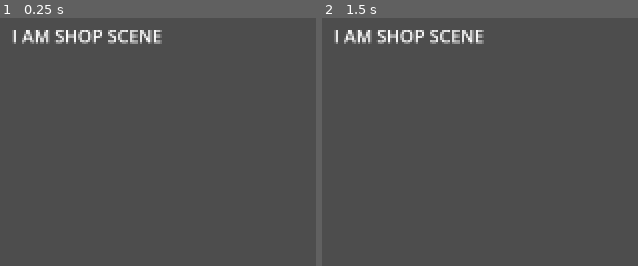
Above: before the commit, frames 1-2 (left to right).
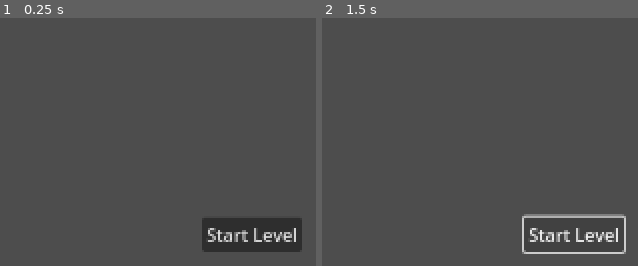
Above: after the commit, the same moments.

Repository: DSurguy/spring-2024-2d-jam
Game: Godot game, scene res://scenes/ShopScene/ShopScene.tscn
Same seed, same stepped clock (60 frames per second), same inputs: the game is played once before the commit and once after it. This scene is started directly instead of the project's main scene.
Inputs (mouse positions are in pixels of both pictures, inside the frame that each line leads up to):
- Up to frame 1 (0.25 s): no input
- Up to frame 2 (1.5 s): click (574, 233) at 0.5 s, where only the run after the commit has a clickable "Start Level"; click (574, 233) at 1.25 s, where only the run after the commit has a clickable "Start Level"

The runs differ from the first frame. In frame 1, 5.5% of the frame differs, in the area x 3-96%, y 4-95%; in frame 2, 3.1%.
Error after the commit: Attempt to call function 'load_scene' in base 'null instance' on a null instance. (res://scenes/ShopScene/ShopScene.gd:4)

Commit message:
Enter and exist shop on reach surface

Diff:
--- a/scenes/GameScene/GameScene.gd
+++ b/scenes/GameScene/GameScene.gd
@@ -1,6 +1,13 @@
 extends LoadableScene
+
+func _ready():
+	load_complete.emit()
 
 func _process(delta):
 	if Input.is_action_just_pressed("exit"):
 		print("bye")
 		get_tree().quit()
+
+	if $Submarine.position.y < 0 and $Submarine.ascending:
+		$Submarine.ascending = false
+		loader.load_scene("res://scenes/ShopScene/ShopScene.tscn")
--- a/scenes/GameScene/Plants/PlantDirector.gd
+++ b/scenes/GameScene/Plants/PlantDirector.gd
@@ -12,7 +12,7 @@
 var temp_x_clamp = 1000
 var spawn_y_offset_mult = 5
 var spawn_y_offset_const = 100
-var clump_radius = 10
+var clump_radius = 25
 
 func _ready():
 	assert(submarine_node != null, "submarine node is required")
--- a/scenes/GameScene/player.tscn
+++ b/scenes/GameScene/player.tscn
@@ -179,6 +179,7 @@
 flip_h = true
 hframes = 4
 vframes = 3
+frame = 3
 
 [node name="AnimationPlayer" type="AnimationPlayer" parent="."]
 libraries = {
--- a/scenes/LoadableScene.gd
+++ b/scenes/LoadableScene.gd
@@ -6,19 +6,3 @@
 
 func _ready():
 	load_complete.emit()
-
-func _on_load_test_scene_button_pressed():
-	loader.load_scene("res://scenes/TestScene/TestScene.tscn")
-	pass # Replace with function body.
-
-func _on_load_game_scene_button_pressed():
-	loader.load_scene("res://scenes/GameScene/GameScene.tscn")
-	pass # Replace with function body.
-
-func _on_load_shop_scene_button_pressed():
-	loader.load_scene("res://scenes/ShopScene/ShopScene.tscn")
-	pass # Replace with function body.
-
-func _on_load_ui_test_scene_button_pressed():
-	loader.load_scene("res://scenes/UI/UITestScene.tscn")
-	pass # Replace with function body.
--- /dev/null
+++ b/scenes/MainMenu/MainMenu.gd
@@ -0,0 +1,17 @@
+extends LoadableScene
+
+func _on_load_test_scene_button_pressed():
+	loader.load_scene("res://scenes/TestScene/TestScene.tscn")
+	pass # Replace with function body.
+
+func _on_load_game_scene_button_pressed():
+	loader.load_scene("res://scenes/GameScene/GameScene.tscn")
+	pass # Replace with function body.
+
+func _on_load_shop_scene_button_pressed():
+	loader.load_scene("res://scenes/ShopScene/ShopScene.tscn")
+	pass # Replace with function body.
+
+func _on_load_ui_test_scene_button_pressed():
+	loader.load_scene("res://scenes/UI/UITestScene.tscn")
+	pass # Replace with function body.
--- a/scenes/MainMenu/MainMenu.tscn
+++ b/scenes/MainMenu/MainMenu.tscn
@@ -1,9 +1,9 @@
 [gd_scene load_steps=2 format=3 uid="uid://dfwtjv78bol0l"]
 
-[ext_resource type="Script" path="res://scenes/LoadableScene.gd" id="1_ywqsf"]
+[ext_resource type="Script" path="res://scenes/MainMenu/MainMenu.gd" id="1_37hwn"]
 
 [node name="MainMenu" type="Node2D"]
-script = ExtResource("1_ywqsf")
+script = ExtResource("1_37hwn")
 
 [node name="CanvasLayer" type="CanvasLayer" parent="."]
 follow_viewport_enabled = true
--- a/scenes/ShopScene/ShopScene.gd
+++ b/scenes/ShopScene/ShopScene.gd
@@ -1 +1,5 @@
 extends LoadableScene
+
+func _on_start_level_button_pressed():
+	loader.load_scene("res://scenes/GameScene/GameScene.tscn")
+	pass # Replace with function body.
--- a/scenes/ShopScene/ShopScene.tscn
+++ b/scenes/ShopScene/ShopScene.tscn
@@ -7,9 +7,18 @@
 
 [node name="CanvasLayer" type="CanvasLayer" parent="."]
 
-[node name="Label" type="Label" parent="CanvasLayer"]
-offset_left = 504.0
-offset_top = 215.0
-offset_right = 640.0
-offset_bottom = 238.0
-text = "I AM SHOP SCENE"
+[node name="StartLevelButton" type="Button" parent="CanvasLayer"]
+anchors_preset = 8
+anchor_left = 0.5
+anchor_top = 0.5
+anchor_right = 0.5
+anchor_bottom = 0.5
+offset_left = -45.0
+offset_top = -15.5
+offset_right = 45.0
+offset_bottom = 15.5
+grow_horizontal = 2
+grow_vertical = 2
+text = "Start Level"
+
+[connection signal="pressed" from="CanvasLayer/StartLevelButton" to="." method="_on_start_level_button_pressed"]
Not shown: 1 places in scenes/GameScene/submarine.tscn that only renumber resources
